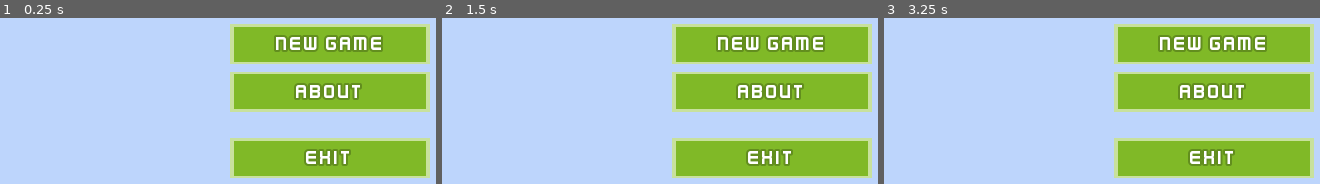
Above: before the commit, frames 1-3 (left to right).
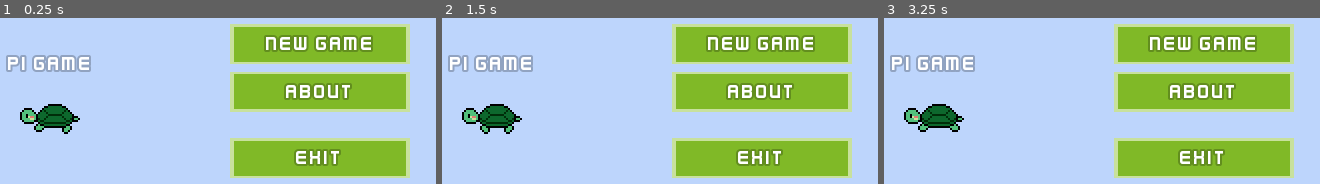
Above: after the commit, the same moments.

Repository: kelvinatorr/pi-game
Game: Godot game, scene res://ui/MainMenu.tscn
Two runs of this game, one before a commit and one after it. Both use one fixed random seed, a clock stepped at 60 frames per second and the inputs below. The project has no main scene, so this scene is started directly.
Inputs:
- Up to frame 1 (0.25 s): no input
- Up to frame 2 (1.5 s): click "about" at 0.5 s; click "New Game" at 1.25 s
- Up to frame 3 (3.25 s): click "New Game" at 2 s; hold Right (ui_right) from 2.78 s (still down)

The runs differ from the first frame. In frame 1, 11% of the frame differs, in the area x 1-99%, y 3-97%; in frame 2, 11%; in frame 3, 11%.

Commit message:
Add Pi swimming in the background of the Main Menu

Diff:
--- a/ui/MainMenu.tscn
+++ b/ui/MainMenu.tscn
@@ -1,9 +1,23 @@
-[gd_scene load_steps=5 format=2]
+[gd_scene load_steps=9 format=2]
 
 [ext_resource path="res://ui/main-menu-background.png" type="Texture" id=1]
 [ext_resource path="res://ui/menu-button-pressed.png" type="Texture" id=2]
 [ext_resource path="res://ui/menu-button.png" type="Texture" id=3]
 [ext_resource path="res://ui/kenney-future-narrow-10-outline-1.tres" type="DynamicFont" id=4]
+[ext_resource path="res://ui/turtle-swim-2.png" type="Texture" id=5]
+[ext_resource path="res://ui/turtle-swim-0.png" type="Texture" id=6]
+[ext_resource path="res://ui/turtle-swim-1.png" type="Texture" id=7]
+
+[sub_resource type="AnimatedTexture" id=1]
+frames = 4
+fps = 5.0
+frame_0/texture = ExtResource( 6 )
+frame_1/texture = ExtResource( 7 )
+frame_1/delay_sec = 0.0
+frame_2/texture = ExtResource( 5 )
+frame_2/delay_sec = 0.0
+frame_3/texture = ExtResource( 5 )
+frame_3/delay_sec = 0.0
 
 [node name="MainMenu" type="Control"]
 anchor_right = 1.0
@@ -24,34 +38,64 @@
 [node name="MarginContainer" type="MarginContainer" parent="."]
 anchor_right = 1.0
 anchor_bottom = 1.0
-custom_constants/margin_right = 15
-custom_constants/margin_top = 15
-custom_constants/margin_left = 15
-custom_constants/margin_bottom = 15
+custom_constants/margin_right = 25
+custom_constants/margin_top = 25
+custom_constants/margin_left = 25
+custom_constants/margin_bottom = 25
 __meta__ = {
 "_edit_use_anchors_": false
 }
 
-[node name="VBoxContainer" type="VBoxContainer" parent="MarginContainer"]
-margin_left = 205.0
-margin_top = 15.0
-margin_right = 305.0
-margin_bottom = 165.0
-rect_min_size = Vector2( 100, 0 )
+[node name="HBoxContainer" type="HBoxContainer" parent="MarginContainer"]
+margin_left = 25.0
+margin_top = 25.0
+margin_right = 295.0
+margin_bottom = 155.0
+custom_constants/separation = 0
+
+[node name="VBoxContainer2" type="VBoxContainer" parent="MarginContainer/HBoxContainer"]
+margin_right = 180.0
+margin_bottom = 130.0
+rect_min_size = Vector2( 180, 0 )
 size_flags_horizontal = 8
 alignment = 1
 
-[node name="NewGame" type="TextureButton" parent="MarginContainer/VBoxContainer"]
-margin_top = 36.0
-margin_right = 100.0
-margin_bottom = 56.0
-rect_min_size = Vector2( 100, 20 )
+[node name="Label" type="Label" parent="MarginContainer/HBoxContainer/VBoxContainer2"]
+margin_top = 41.0
+margin_right = 180.0
+margin_bottom = 53.0
+custom_fonts/font = ExtResource( 4 )
+text = "Pi Game"
+align = 1
+
+[node name="TextureRect" type="TextureRect" parent="MarginContainer/HBoxContainer/VBoxContainer2"]
+margin_left = 74.0
+margin_top = 57.0
+margin_right = 106.0
+margin_bottom = 89.0
+rect_min_size = Vector2( 0, 30 )
+size_flags_horizontal = 4
+texture = SubResource( 1 )
+
+[node name="VBoxContainer" type="VBoxContainer" parent="MarginContainer/HBoxContainer"]
+margin_left = 180.0
+margin_right = 270.0
+margin_bottom = 130.0
+rect_min_size = Vector2( 90, 0 )
+size_flags_horizontal = 8
+alignment = 1
+
+[node name="NewGame" type="TextureButton" parent="MarginContainer/HBoxContainer/VBoxContainer"]
+margin_top = 26.0
+margin_right = 90.0
+margin_bottom = 46.0
+rect_min_size = Vector2( 90, 20 )
 size_flags_horizontal = 4
 texture_normal = ExtResource( 3 )
 texture_pressed = ExtResource( 2 )
 expand = true
 
-[node name="Label" type="Label" parent="MarginContainer/VBoxContainer/NewGame"]
+[node name="Label" type="Label" parent="MarginContainer/HBoxContainer/VBoxContainer/NewGame"]
 anchor_right = 1.0
 anchor_bottom = 1.0
 custom_fonts/font = ExtResource( 4 )
@@ -62,17 +106,17 @@
 "_edit_use_anchors_": false
 }
 
-[node name="About" type="TextureButton" parent="MarginContainer/VBoxContainer"]
-margin_top = 60.0
-margin_right = 100.0
-margin_bottom = 80.0
-rect_min_size = Vector2( 100, 20 )
+[node name="About" type="TextureButton" parent="MarginContainer/HBoxContainer/VBoxContainer"]
+margin_top = 50.0
+margin_right = 90.0
+margin_bottom = 70.0
+rect_min_size = Vector2( 90, 20 )
 size_flags_horizontal = 4
 texture_normal = ExtResource( 3 )
 texture_pressed = ExtResource( 2 )
 expand = true
 
-[node name="Label" type="Label" parent="MarginContainer/VBoxContainer/About"]
+[node name="Label" type="Label" parent="MarginContainer/HBoxContainer/VBoxContainer/About"]
 anchor_right = 1.0
 anchor_bottom = 1.0
 custom_fonts/font = ExtResource( 4 )
@@ -83,23 +127,23 @@
 "_edit_use_anchors_": false
 }
 
-[node name="Control" type="Control" parent="MarginContainer/VBoxContainer"]
-margin_top = 84.0
-margin_right = 100.0
-margin_bottom = 89.0
+[node name="Control" type="Control" parent="MarginContainer/HBoxContainer/VBoxContainer"]
+margin_top = 74.0
+margin_right = 90.0
+margin_bottom = 79.0
 rect_min_size = Vector2( 0, 5 )
 
-[node name="Exit" type="TextureButton" parent="MarginContainer/VBoxContainer"]
-margin_top = 93.0
-margin_right = 100.0
-margin_bottom = 113.0
-rect_min_size = Vector2( 100, 20 )
+[node name="Exit" type="TextureButton" parent="MarginContainer/HBoxContainer/VBoxContainer"]
+margin_top = 83.0
+margin_right = 90.0
+margin_bottom = 103.0
+rect_min_size = Vector2( 90, 20 )
 size_flags_horizontal = 4
 texture_normal = ExtResource( 3 )
 texture_pressed = ExtResource( 2 )
 expand = true
 
-[node name="Label" type="Label" parent="MarginContainer/VBoxContainer/Exit"]
+[node name="Label" type="Label" parent="MarginContainer/HBoxContainer/VBoxContainer/Exit"]
 anchor_right = 1.0
 anchor_bottom = 1.0
 custom_fonts/font = ExtResource( 4 )
Binary file added: ui/turtle-swim-0.png
Not shown, added: ui/turtle-swim-0.png.import
Binary file added: ui/turtle-swim-1.png
Not shown, added: ui/turtle-swim-1.png.import
Binary file added: ui/turtle-swim-2.png
Not shown, added: ui/turtle-swim-2.png.import
Binary file added: ui/turtle-swim-3.png
Not shown, added: ui/turtle-swim-3.png.import
